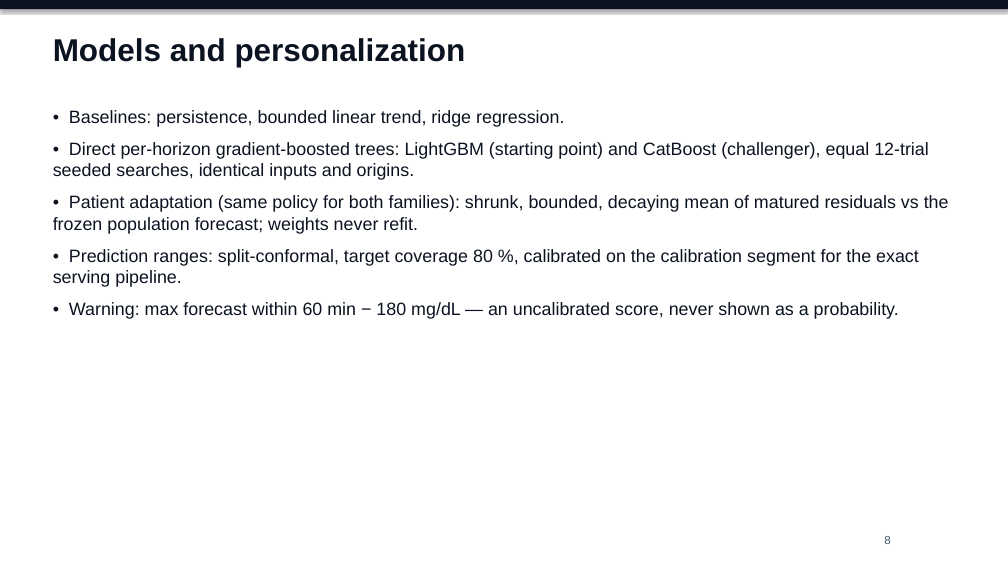
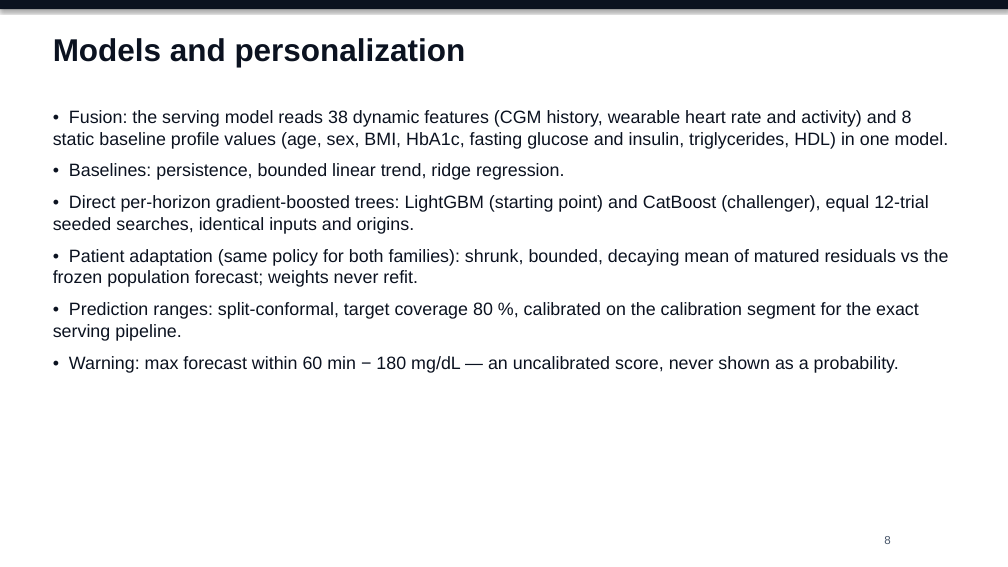
Before and after one commit to Avi36005/DigitalTwin-Challenge-Kryptonite, a slide deck: slide 8 of docs/submission/GlucoTwin_Presentation.pptx. Drawn at 1008x567 pixels with LibreOffice and Linux fonts; fonts in the diff are those of the drawing. Boxes give left, top, right and bottom in pixels: in the first picture for what was removed or moved away, otherwise in the second. Text is boxed around its words. In the diff, an @@ line names an element or a change of style, - is before the commit and + after.

```diff
--- a/docs/submission/GlucoTwin_Presentation.pptx
+++ b/docs/submission/GlucoTwin_Presentation.pptx
@@ text at bbox=[53, 110, 949, 149]: paragraph added @@
+• Fusion: the serving model reads 38 dynamic features (CGM history, wearable heart rate and activity) and 8 static baseline profile values (age, sex, BMI, HbA1c, fasting glucose and insulin, triglycerides, HDL) in one model.
```
Also in this commit, not shown: 13 other slides changed, 1 slide added, 57 other files.
